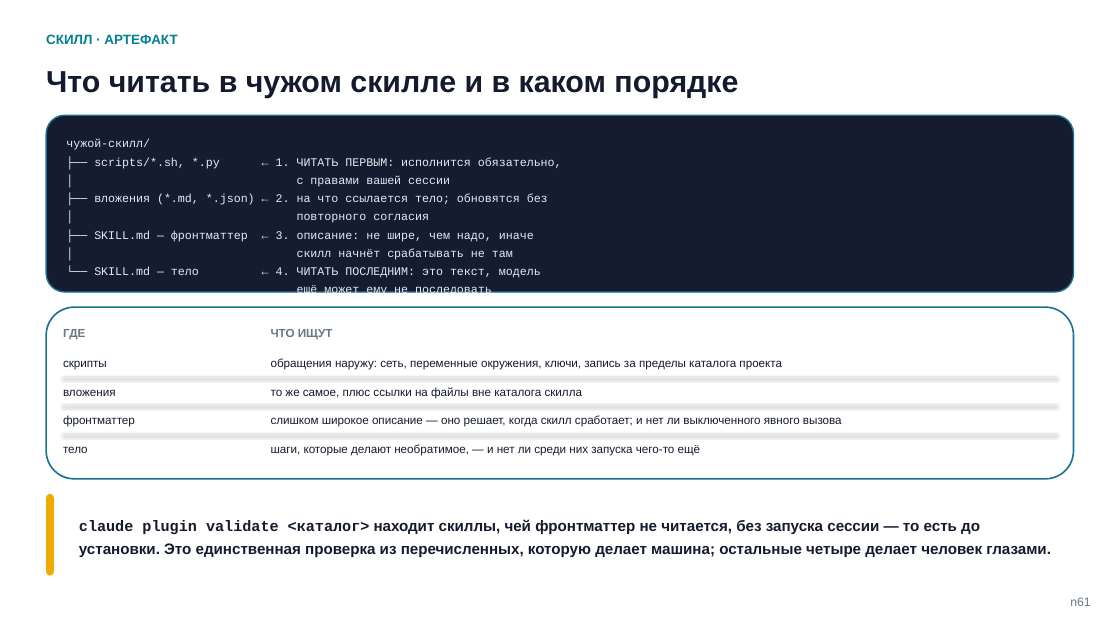
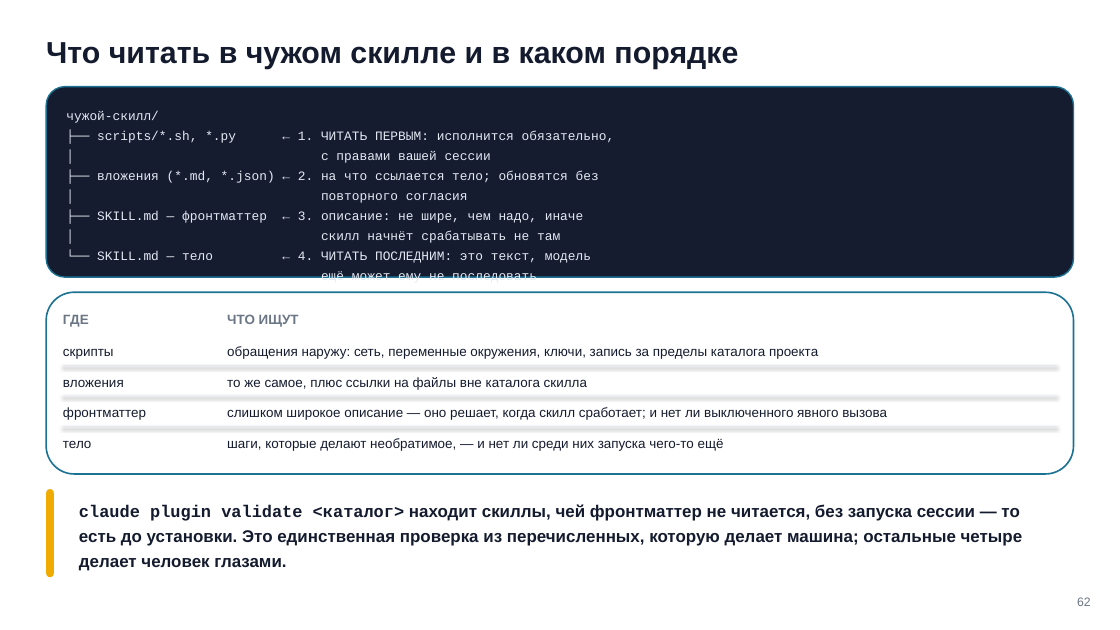
Before and after one commit to tellina-study/AI-usage-lessons, a slide deck: slide 62 of library/seminars/sem-05/rendered/sem-05.pptx. Drawn at 1120x630 pixels with LibreOffice and Linux fonts; fonts in the diff are those of the drawing. Boxes give left, top, right and bottom in pixels: in the first picture for what was removed or moved away, otherwise in the second. Text is boxed around its words. In the diff, an @@ line names an element or a change of style, - is before the commit and + after.

```diff
--- a/library/seminars/sem-05/rendered/sem-05.pptx
+++ b/library/seminars/sem-05/rendered/sem-05.pptx
@@ text "Что читать в чужом скилле ...": place and size @@
-text "Что читать в чужом скилле ..." at (46, 71, 738, 98)
+text "Что читать в чужом скилле ..." at (46, 42, 738, 70)
@@ text removed at (46, 34, 177, 44) @@
-СКИЛЛ · АРТЕФАКТ
@@ rounded rectangle at (46, 87, 1074, 277): proportions changed @@
@@ rounded rectangle: place and size @@
-rounded rectangle at (46, 115, 1074, 292)
+rounded rectangle at (46, 87, 1074, 277)
@@ text "чужой-скилл/": place and size @@
-text "чужой-скилл/" at (66, 139, 562, 278)
+text "чужой-скилл/" at (66, 111, 615, 263)
@@ text "чужой-скилл/" at (66, 111, 615, 263): size 10 to 11 pt @@
@@ rounded rectangle: place and size @@
-rounded rectangle at (46, 308, 1074, 479)
+rounded rectangle at (46, 292, 1074, 474)
@@ rounded rectangle at (46, 292, 1074, 474): proportions changed @@
@@ size 10 to 11.5 pt in 10 elements at (227, 438, 724, 451), (227, 407, 887, 420), (227, 377, 587, 390), (227, 346, 818, 359), (227, 314, 299, 327), (63, 440, 91, 448), (63, 407, 146, 420), (63, 379, 124, 387), (63, 348, 114, 359), (63, 315, 89, 327) @@
@@ text "ГДЕ": place and size @@
-text "ГДЕ" at (63, 329, 85, 339)
+text "ГДЕ" at (63, 315, 89, 327)
@@ text "ЧТО ИЩУТ": place and size @@
-text "ЧТО ИЩУТ" at (271, 329, 333, 339)
+text "ЧТО ИЩУТ" at (227, 314, 299, 327)
@@ text "скрипты": place and size @@
-text "скрипты" at (63, 360, 107, 370)
+text "скрипты" at (63, 348, 114, 359)
@@ text "обращения наружу: сеть, переменные окружения, ...": place and size @@
-text "обращения наружу: сеть, переменные окружения, ..." at (271, 358, 782, 370)
+text "обращения наружу: сеть, переменные окружения, ..." at (227, 346, 818, 359)
@@ text "вложения": place and size @@
-text "вложения" at (63, 389, 116, 396)
+text "вложения" at (63, 379, 124, 387)
@@ line moved from (63, 376) - (1057, 376) to (63, 365) - (1057, 365) @@
@@ text "то же самое, плюс ссылки ...": place and size @@
-text "то же самое, плюс ссылки ..." at (271, 387, 582, 399)
+text "то же самое, плюс ссылки ..." at (227, 377, 587, 390)
@@ text "фронтматтер": place and size @@
-text "фронтматтер" at (63, 415, 135, 427)
+text "фронтматтер" at (63, 407, 146, 420)
@@ line moved from (63, 405) - (1057, 405) to (63, 396) - (1057, 396) @@
@@ text "слишком широкое описание — оно ...": place and size @@
-text "слишком широкое описание — оно ..." at (271, 415, 842, 427)
+text "слишком широкое описание — оно ..." at (227, 407, 887, 420)
@@ line moved from (63, 434) - (1057, 434) to (63, 427) - (1057, 427) @@
@@ text "шаги, которые делают необратимое, — ...": place and size @@
-text "шаги, которые делают необратимое, — ..." at (271, 444, 701, 456)
+text "шаги, которые делают необратимое, — ..." at (227, 438, 724, 451)
@@ rounded rectangle: place and size @@
-rounded rectangle at (46, 494, 54, 576)
+rounded rectangle at (46, 489, 54, 577)
@@ text "claude plugin validate <каталог> находит ..." at (79, 504, 1023, 571): size 13 to 14.5 pt @@
@@ text at (1077, 597, 1091, 606): text changed @@
-n61
+62
```
Also in this commit, not shown: 67 other slides changed, 6 other files.
